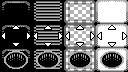
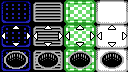
Layers edited between the first and the second w=128, h=72 image:
painted on "Pasted Layer" over [1, 0, 128, 72]
